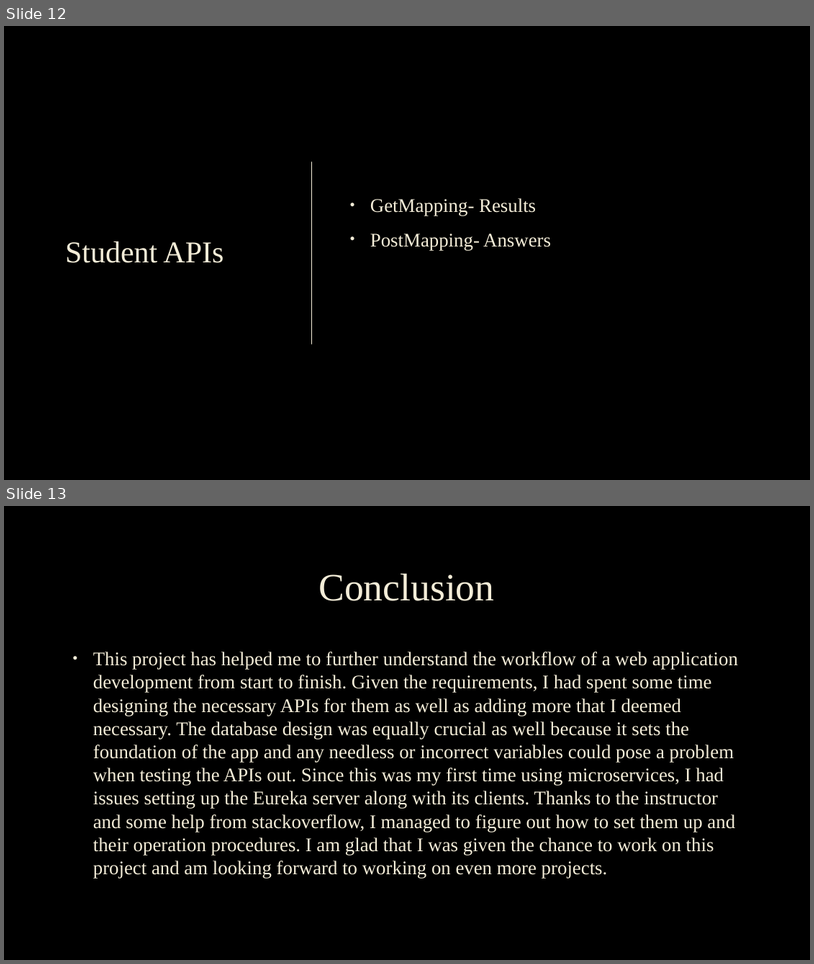
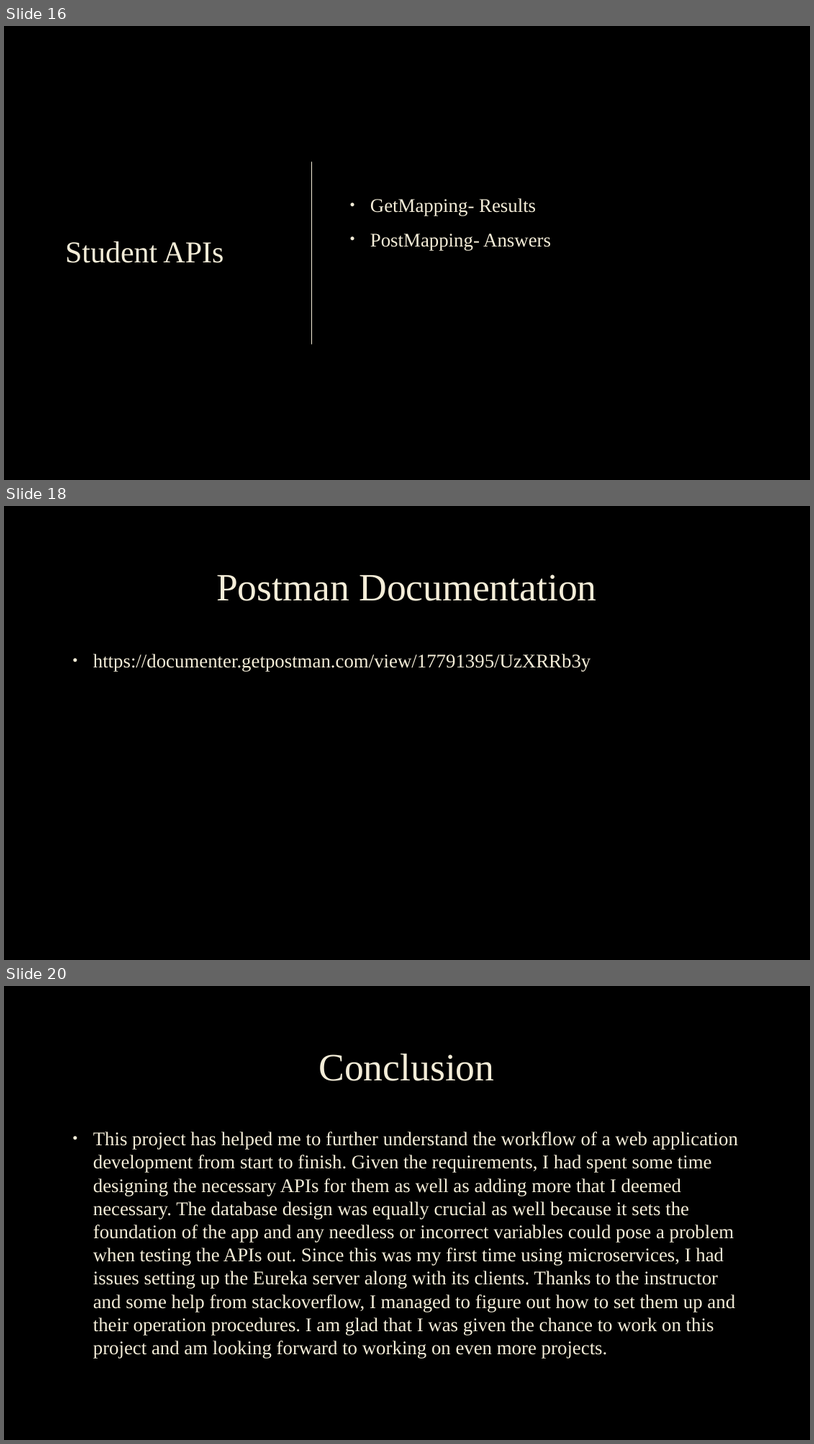
Before and after one commit to yongdingtan/ncs_final_final_project, a slide deck: NCS_Project_Presentation_TanYongDing.pptx. Shown one above the other, each under a label of ours: slides 12 and 13 before the commit, slides 16, 18 and 20 after it; the slides between them are not shown. The pictures are 814x964 and 814x1444 pixels, drawn with LibreOffice and Linux fonts; fonts in the diff are those of the drawing; background and template pictures are left out. Boxes give left, top, right and bottom in pixels: in the first picture for what was removed or moved away, otherwise in the second. Text is boxed around its words. In the diff, an @@ line names an element or a change of style, - is before the commit and + after.

```diff
--- a/NCS_Project_Presentation_TanYongDing.pptx
+++ b/NCS_Project_Presentation_TanYongDing.pptx
@@ slide 18 added at (4, 506, 810, 960), background picture (left out) @@
@@ title added at (216, 574, 597, 601), 46 pt, text #F4EDD8 @@
+Postman Documentation
@@ text added at (93, 654, 592, 672), 23 pt, text #F4EDD8 @@
+• https://documenter.getpostman.com/view/17791395/UzXRRb3y
@@ what was slide 12 is now slide 16 @@
@@ what was slide 13 is now slide 20 @@
```
Also in this commit, not shown: 2 slides changed, 7 other slides added, 1 slide removed, 8 other files.
